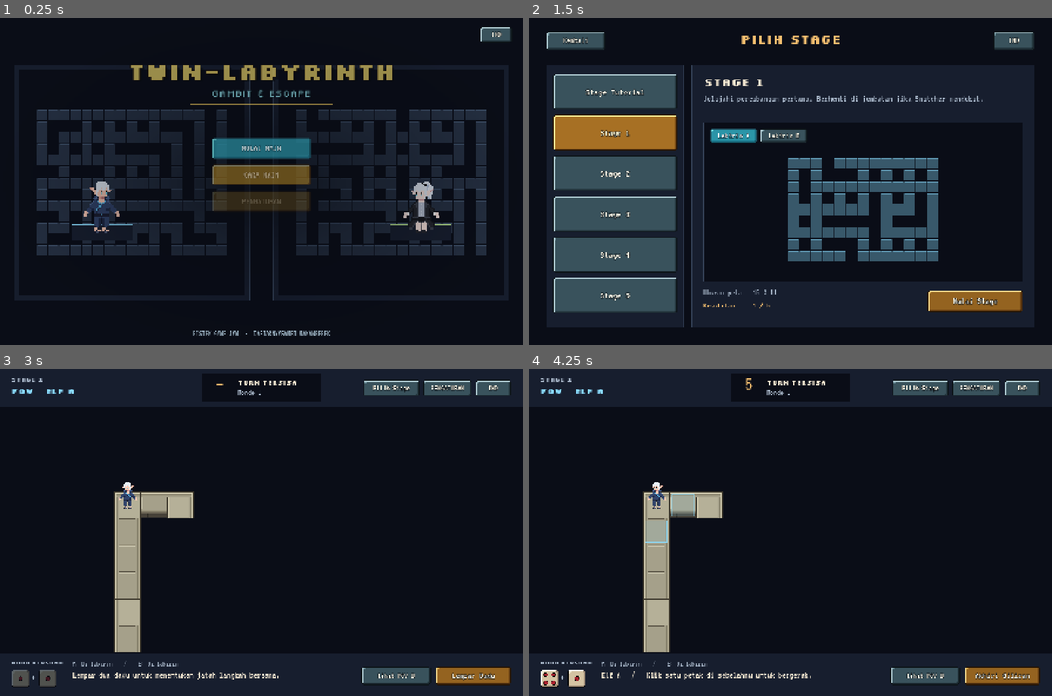
Above: before the commit, frames 1-4 (two rows, left to right).
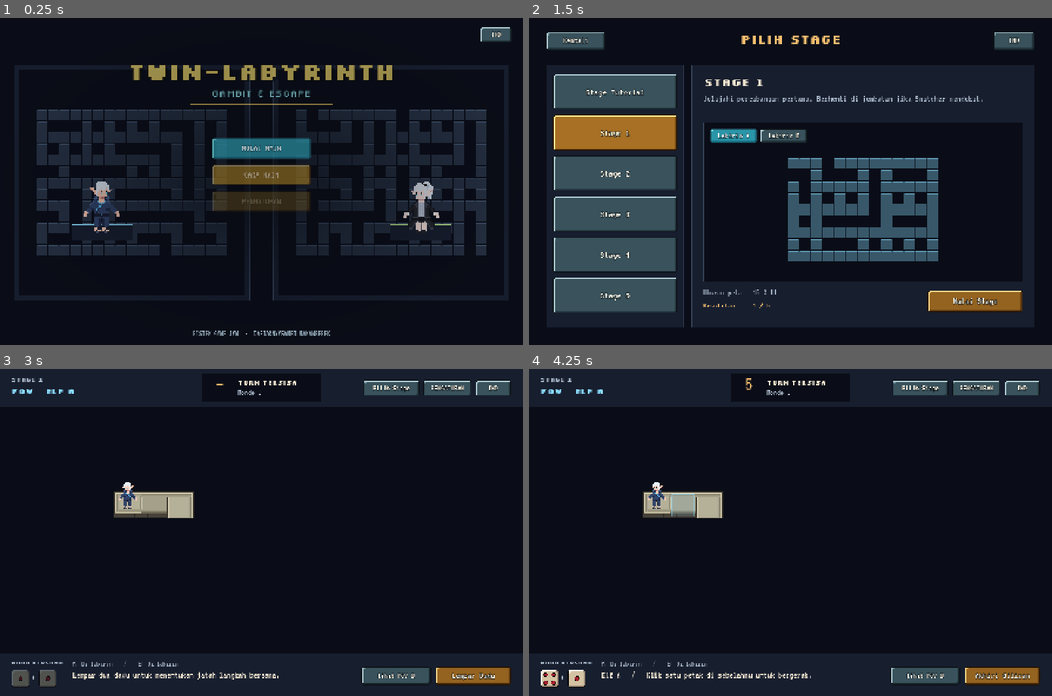
Above: after the commit, the same moments.

Repository: RISTEK-GAMEJAM/DaftarnyaSambilMakanBebek
Game: Godot game, scene res://scenes/ui/main_menu.tscn
The game is run twice, just before and just after one commit, with the same random seed, the same clock (stepped at 60 frames per second) and the same inputs. Sound files missing from this copy of the repository are replaced by a short silence.
Inputs:
- Up to frame 1 (0.25 s): no input
- Up to frame 2 (1.5 s): click "MULAI MAIN" at 0.5 s; click "Stage 1" at 1.25 s
- Up to frame 3 (3 s): click "Stage 1" at 2 s; click "Mulai Stage" at 2.75 s
- Up to frame 4 (4.25 s): click "Lempar Dadu" at 3.5 s

The runs differ from the first frame. In frame 1, 0.5% of the frame differs, in the area x 9-91%, y 28-69%; in frame 2, 0.4%; in frame 3, 2.3%, in the area x 21-27%, y 37-87%; in frame 4, 2.3%.

Commit message:
feat(gameplay): add fullscreen snatcher jumpscare and fix stage 4 lair and horizontal bridges

Diff:
--- a/scripts/game_settings.gd
+++ b/scripts/game_settings.gd
@@ -69,7 +69,10 @@
 
 func play_sound(sound: String) -> void:
 	if not _clips.has(sound):
-		_clips[sound] = _make_clip(SOUNDS[sound])
+		if sound == "jumpscare":
+			_clips[sound] = _make_jumpscare_clip()
+		else:
+			_clips[sound] = _make_clip(SOUNDS[sound])
 	_sfx.stream = _clips[sound]
 	_sfx.play()
 
@@ -97,3 +100,28 @@
 	stream.mix_rate = RATE
 	stream.data = data
 	return stream
+
+
+func _make_jumpscare_clip() -> AudioStreamWAV:
+	const RATE := 22050
+	const TOTAL_FRAMES := 11500 # ~0.52s sharp horror screech + sub-bass slam
+	var data := PackedByteArray()
+	data.resize(TOTAL_FRAMES * 2)
+	var rng := RandomNumberGenerator.new()
+	rng.seed = 66613
+	for frame in range(TOTAL_FRAMES):
+		var t := float(frame) / float(RATE)
+		var progress := float(frame) / float(TOTAL_FRAMES)
+		var env := minf(progress * 45.0, 1.0) * pow(1.0 - progress, 0.65)
+		# Sub-bass drop + dissonant tritone screech + sharp noise crack
+		var bass := sin(TAU * lerpf(82.0, 32.0, progress) * t) * 0.55
+		var fm := sin(TAU * 42.0 * t) * 35.0
+		var screech := (sin(TAU * (610.0 + fm) * t) + sin(TAU * (862.0 - fm) * t) + sin(TAU * 1290.0 * t) * 0.5) * 0.28
+		var crack := rng.randf_range(-1.0, 1.0) * maxf(0.0, 1.0 - progress * 5.0) * 0.55
+		var sample := clampf((bass + screech + crack) * env, -1.0, 1.0)
+		data.encode_s16(frame * 2, int(sample * 19000.0))
+	var stream := AudioStreamWAV.new()
+	stream.format = AudioStreamWAV.FORMAT_16_BITS
+	stream.mix_rate = RATE
+	stream.data = data
+	return stream
--- a/scripts/papan_labirin_kembar.gd
+++ b/scripts/papan_labirin_kembar.gd
@@ -6,6 +6,7 @@
 const Options = preload("res://scripts/options_panel.gd")
 const Game24 = preload("res://scripts/game_24_panel.gd")
 const Tutorial = preload("res://scripts/stage_intro.gd")
+const Jumpscare = preload("res://scripts/snatcher_jumpscare.gd")
 
 const BOARD_AREA := Rect2(0, 104, 1440, 680)
 const BOARD_ZOOM := 2.3
@@ -24,6 +25,7 @@
 var _options: Options
 var _duel: Game24
 var _intro: Tutorial
+var _jumpscare: Jumpscare
 var _stage_label: Label
 var _pov_label: Label
 var _round_label: Label
@@ -91,6 +93,8 @@
 		_interface.add_child(_intro)
 	_build_result()
 	_interface.add_child(_options)
+	_jumpscare = Jumpscare.new()
+	_interface.add_child(_jumpscare)
 	_options.visibility_changed.connect(func() -> void: _duel.timer_paused = _options.visible)
 	Lang.language_changed.connect(_refresh)
 	_refresh()
@@ -328,6 +332,8 @@
 			var lane: int = duel["lane"]
 			await _show_lane(lane)
 			await _boards[lane].catch_elf()
+			if is_instance_valid(_jumpscare):
+				await _jumpscare.trigger()
 			_duel.open_duel(duel)
 		TwinLabyrinth.Phase.WON, TwinLabyrinth.Phase.LOST:
 			var won: bool = state["phase"] == TwinLabyrinth.Phase.WON
--- /dev/null
+++ b/scripts/snatcher_jumpscare.gd
@@ -0,0 +1,116 @@
+class_name SnatcherJumpscare
+extends Control
+
+const SNATCHER_SCENE: PackedScene = preload("res://scenes/characters/snatcher.tscn")
+const SCREEN := Vector2(1440.0, 900.0)
+# Snatcher's origin is at her feet; offset downward so her face, horns & wings fill dead center!
+const CENTER_POS := Vector2(720.0, 980.0)
+const LUNGE_SCALE := Vector2(14.0, 14.0)
+
+var _flash_bg: ColorRect
+var _vignette: TextureRect
+var _holder: Node2D
+var _snatcher: Node2D
+var _active: bool = false
+var _elapsed: float = 0.0
+var _duration: float = 0.56
+var _rng := RandomNumberGenerator.new()
+
+
+func _ready() -> void:
+	z_index = 95
+	position = Vector2.ZERO
+	size = SCREEN
+	mouse_filter = Control.MOUSE_FILTER_STOP
+	visible = false
+	_rng.randomize()
+
+	_flash_bg = ColorRect.new()
+	_flash_bg.position = Vector2.ZERO
+	_flash_bg.size = SCREEN
+	_flash_bg.color = Color(0.02, 0.0, 0.02, 0.96)
+	_flash_bg.mouse_filter = Control.MOUSE_FILTER_IGNORE
+	add_child(_flash_bg)
+
+	_holder = Node2D.new()
+	_holder.position = CENTER_POS
+	_holder.texture_filter = CanvasItem.TEXTURE_FILTER_NEAREST
+	add_child(_holder)
+
+	_snatcher = SNATCHER_SCENE.instantiate() as Node2D
+	_snatcher.set("control_enabled", false)
+	_snatcher.position = Vector2.ZERO
+	_holder.add_child(_snatcher)
+
+	# Crimson horror edge vignette
+	var grad := Gradient.new()
+	grad.set_color(0, Color(0.0, 0.0, 0.0, 0.0))
+	grad.add_point(0.55, Color(0.18, 0.0, 0.03, 0.42))
+	grad.set_color(grad.get_point_count() - 1, Color(0.45, 0.0, 0.06, 0.92))
+	var tex := GradientTexture2D.new()
+	tex.gradient = grad
+	tex.fill = GradientTexture2D.FILL_RADIAL
+	tex.fill_from = Vector2(0.5, 0.5)
+	tex.fill_to = Vector2(0.5, 0.0)
+	tex.width = 256
+	tex.height = 256
+
+	_vignette = TextureRect.new()
+	_vignette.position = Vector2.ZERO
+	_vignette.size = SCREEN
+	_vignette.texture = tex
+	_vignette.expand_mode = TextureRect.EXPAND_IGNORE_SIZE
+	_vignette.stretch_mode = TextureRect.STRETCH_SCALE
+	_vignette.mouse_filter = Control.MOUSE_FILTER_IGNORE
+	add_child(_vignette)
+
+
+func trigger() -> void:
+	visible = true
+	modulate.a = 1.0
+	_active = true
+	_elapsed = 0.0
+	_holder.position = CENTER_POS
+	_holder.scale = Vector2(2.2, 2.2)
+	_holder.rotation = 0.0
+	_snatcher.modulate = Color(1.35, 0.92, 0.96, 1.0)
+	_flash_bg.color = Color(0.82, 0.05, 0.14, 0.98)
+
+	GameSettings.play_sound("jumpscare")
+
+	# Explosive lunge straight toward the camera so face, horns & wings fill the 1440x900 screen!
+	var lunge := create_tween()
+	lunge.tween_property(_holder, "scale", LUNGE_SCALE, 0.085).set_trans(Tween.TRANS_EXPO).set_ease(Tween.EASE_OUT)
+	await get_tree().create_timer(_duration).timeout
+
+	_active = false
+	var fade := create_tween()
+	fade.tween_property(self, "modulate:a", 0.0, 0.14).set_ease(Tween.EASE_IN)
+	await fade.finished
+	visible = false
+	modulate.a = 1.0
+
+
+func _process(delta: float) -> void:
+	if not _active:
+		return
+	_elapsed += delta
+	# Violent high-frequency screen shake + rapid horror strobe
+	var intensity := lerpf(42.0, 14.0, clampf(_elapsed / _duration, 0.0, 1.0))
+	var jitter := Vector2(
+		_rng.randf_range(-intensity, intensity),
+		_rng.randf_range(-intensity, intensity)
+	)
+	_holder.position = CENTER_POS + jitter
+	_holder.rotation = deg_to_rad(_rng.randf_range(-7.5, 7.5))
+
+	var frame_idx := int(floorf(_elapsed * 28.0))
+	if frame_idx % 3 == 0:
+		_flash_bg.color = Color(0.42, 0.02, 0.07, 0.98)
+		_snatcher.modulate = Color(1.45, 0.85, 0.90, 1.0)
+	elif frame_idx % 3 == 1:
+		_flash_bg.color = Color(0.02, 0.0, 0.03, 0.98)
+		_snatcher.modulate = Color(1.15, 0.25, 0.32, 1.0)
+	else:
+		_flash_bg.color = Color(0.14, 0.0, 0.04, 0.98)
+		_snatcher.modulate = Color(1.25, 1.05, 1.10, 1.0)
--- a/scripts/stage_catalog.gd
+++ b/scripts/stage_catalog.gd
@@ -79,23 +79,86 @@
 		floor_cells[next] = "."
 		stack.append(next)
 
-	var bridges: Array[Vector2i] = []
+	var h_bridges: Array[Vector2i] = []
+	var all_bridges: Array[Vector2i] = []
 	for y in range(1, size.y - 1):
 		for x in range(1, size.x - 1):
-			if (x + y) % 2 == 1 and not floor_cells.has(Vector2i(x, y)):
-				bridges.append(Vector2i(x, y))
-	# Carve loops before adding optional Safe Spot bridges. The original floor
-	# network then stays connected for Snatcher, even with all Safe Spots blocked.
-	for i in range(ceili(float(bridges.size()) * 0.35) + safe_count):
-		var chosen := rng.randi_range(0, bridges.size() - 1)
-		var marker := "o" if i < safe_count else "."
-		floor_cells[bridges[chosen]] = marker
-		bridges.remove_at(chosen)
+			var c := Vector2i(x, y)
+			if (x + y) % 2 == 1 and not floor_cells.has(c):
+				all_bridges.append(c)
+				if x % 2 == 0 and y % 2 == 1:
+					h_bridges.append(c)
 
-	var lair := Vector2i(5, 3) if map_seed % 3 == 0 else Vector2i(3, 5)
+	# Carve loops first so the floor network stays connected even with all Safe Spots blocked.
+	var loop_count := ceili(float(all_bridges.size()) * 0.35)
+	for _i in range(mini(loop_count, all_bridges.size())):
+		var idx := rng.randi_range(0, all_bridges.size() - 1)
+		var chosen := all_bridges[idx]
+		floor_cells[chosen] = "."
+		all_bridges.remove_at(idx)
+		h_bridges.erase(chosen)
+
+	# Place Safe Spot bridges strictly on HORIZONTAL corridors (x even, y odd) so safe_bridge.png never rotates 90 deg!
+	var placed_safes: Array[Vector2i] = []
+	var safe_pool := h_bridges.duplicate()
+	while placed_safes.size() < safe_count and not safe_pool.is_empty():
+		var idx := rng.randi_range(0, safe_pool.size() - 1)
+		var cand: Vector2i = safe_pool[idx]
+		safe_pool.remove_at(idx)
+		var too_close := false
+		for prev in placed_safes:
+			if absi(prev.x - cand.x) + absi(prev.y - cand.y) < 3:
+				too_close = true
+				break
+		if not too_close:
+			floor_cells[cand] = "o"
+			placed_safes.append(cand)
+	# Fallback if spacing was too strict
+	while placed_safes.size() < safe_count and not h_bridges.is_empty():
+		var cand: Vector2i = h_bridges.pop_back()
+		if not floor_cells.has(cand):
+			floor_cells[cand] = "o"
+			placed_safes.append(cand)
+
 	floor_cells[start] = "S"
+	floor_cells[exit] = "E"
+
+	# Build preliminary ASCII layout to pick a fair Snatcher Lair (H) that NEVER traps S from reaching E!
+	var base_rows := _cells_to_rows(floor_cells, size)
+	var base_layouts := [base_rows, base_rows]
+	var base_se := Board.shortest_path(0, start, exit, base_layouts).size()
+
+	var lair := Vector2i(3, 5)
+	var preferred_lairs: Array[Vector2i] = [
+		Vector2i(5, 3) if map_seed % 3 == 0 else Vector2i(3, 5),
+		Vector2i(3, 5),
+		Vector2i(5, 3),
+		Vector2i(1, 5),
+		Vector2i(5, 1),
+		Vector2i(3, 7),
+		Vector2i(7, 3),
+		Vector2i(5, 5),
+	]
+	for cand_h in preferred_lairs:
+		if not Rect2i(Vector2i.ONE, size - Vector2i(2, 2)).has_point(cand_h):
+			continue
+		if not floor_cells.has(cand_h) or cand_h == start or cand_h == exit or String(floor_cells[cand_h]) == "o":
+			continue
+		var test_cells := floor_cells.duplicate()
+		test_cells[cand_h] = "H"
+		var test_rows := _cells_to_rows(test_cells, size)
+		var test_layouts := [test_rows, test_rows]
+		var se_avoid_h := Board.shortest_path(0, start, exit, test_layouts, "H")
+		var hs_no_safe := Board.shortest_path(0, cand_h, start, test_layouts, "o")
+		if not se_avoid_h.is_empty() and se_avoid_h.size() <= base_se + 2 and not hs_no_safe.is_empty():
+			lair = cand_h
+			break
+
 	floor_cells[lair] = "H"
-	floor_cells[exit] = "E"
+	return _cells_to_rows(floor_cells, size)
+
+
+static func _cells_to_rows(floor_cells: Dictionary, size: Vector2i) -> Array[String]:
 	var rows: Array[String] = []
 	for y in range(size.y):
 		var row := ""
--- a/scripts/twin_labyrinth.gd
+++ b/scripts/twin_labyrinth.gd
@@ -323,6 +323,8 @@
 		return {"path": walked, "reached_lair": true}
 
 	var path := Board.shortest_path(lane, _runners[lane], spawn, _layouts, SAFE)
+	if path.is_empty():
+		path = Board.shortest_path(lane, _runners[lane], spawn, _layouts)
 	var steps := mini(maxi(_dice.x, _dice.y), path.size())
 	if steps > 0:
 		for i in range(steps):
Not shown, added: scripts/snatcher_jumpscare.gd.uid
